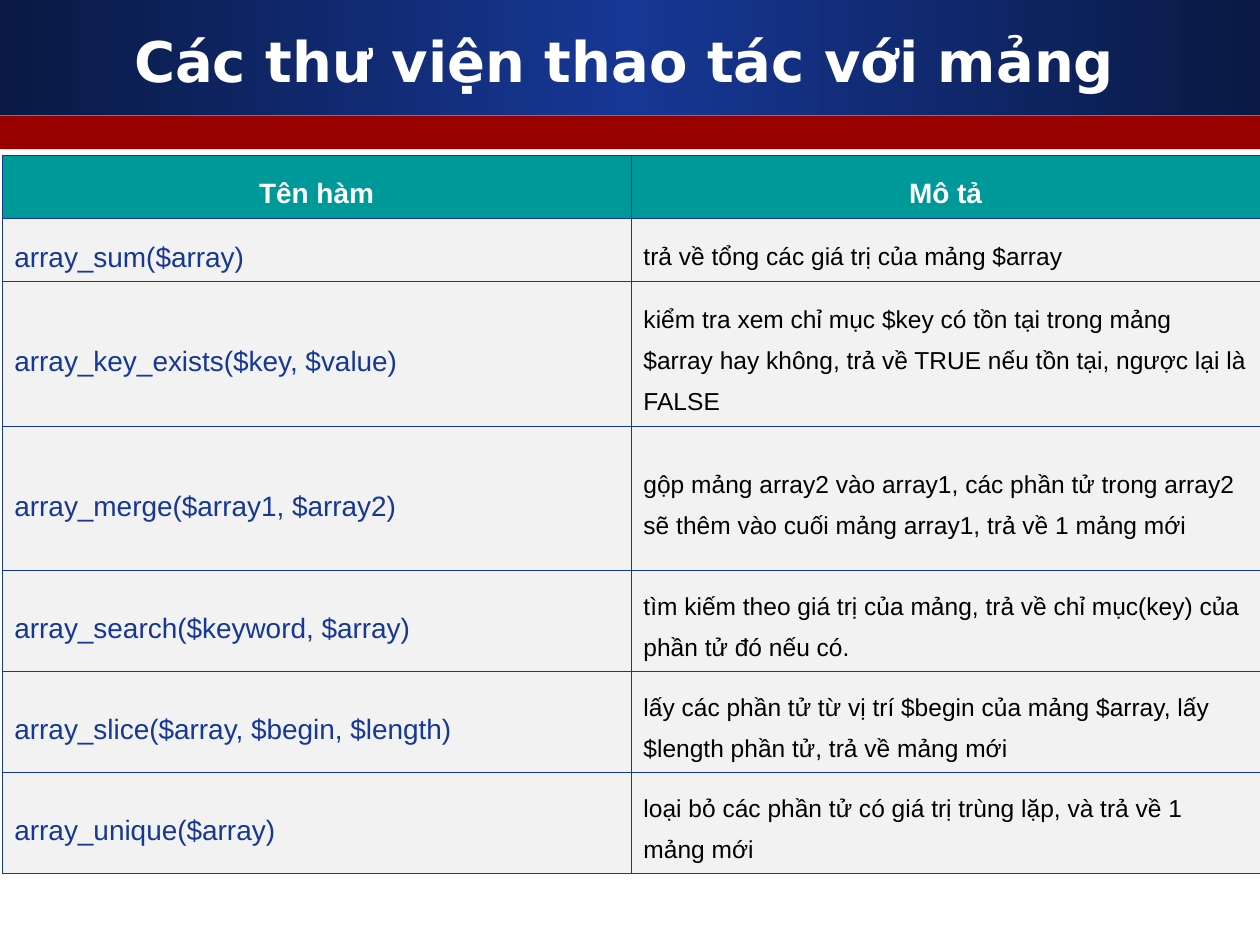
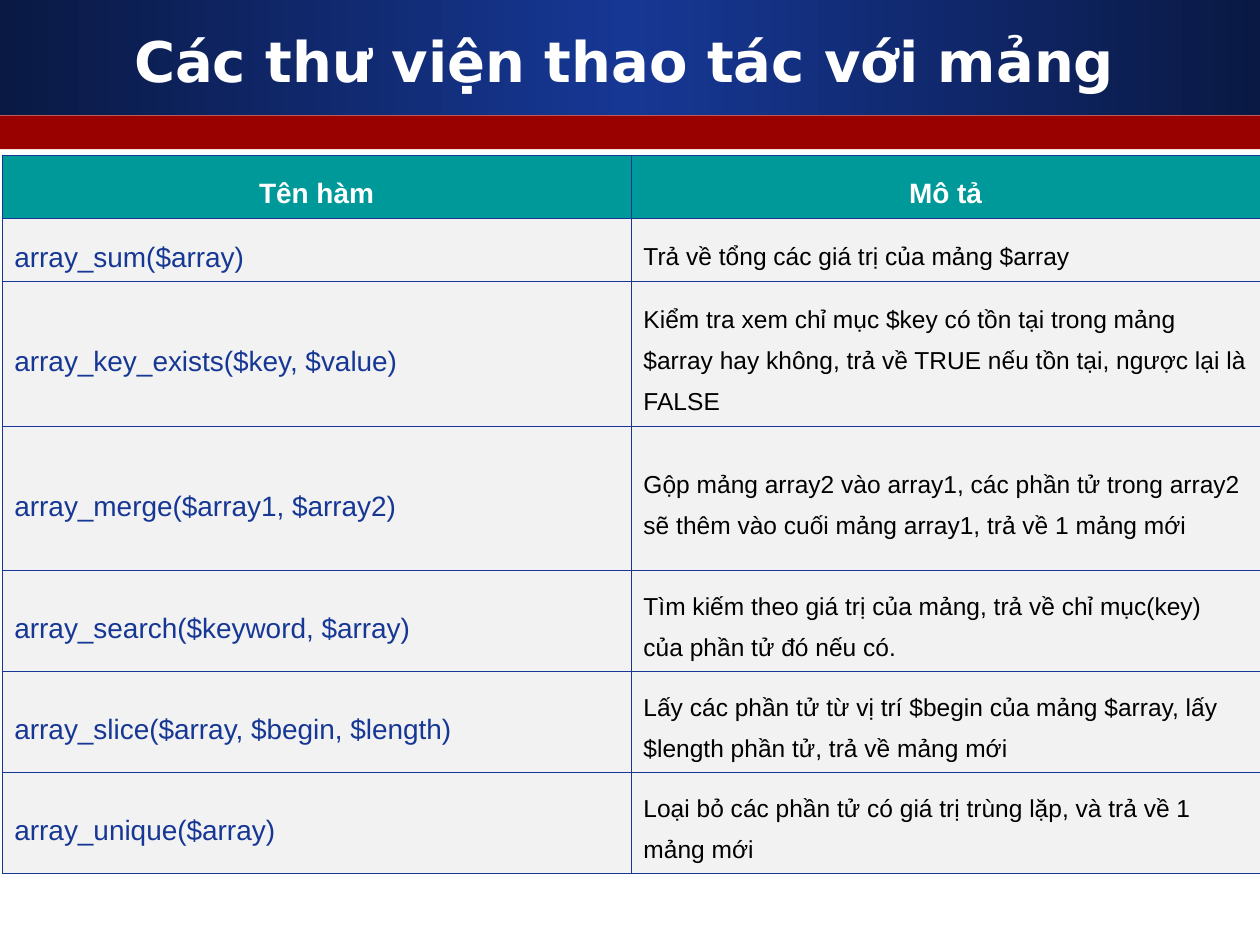
Before and after one commit to melng124/php39_devpro, a slide deck: slide 2 of Day13_PHP_Array/Slides/3_Array_Function_PHP.ppt (slide 3 before the commit). Drawn at 1260x945 pixels with LibreOffice and Linux fonts; fonts in the diff are those of the drawing. Boxes give left, top, right and bottom in pixels: in the first picture for what was removed or moved away, otherwise in the second. Text is boxed around its words. In the diff, an @@ line names an element or a change of style, - is before the commit and + after.

```diff
--- a/Day13_PHP_Array/Slides/3_Array_Function_PHP.ppt
+++ b/Day13_PHP_Array/Slides/3_Array_Function_PHP.ppt
@@ table at [3,155,1260,873] @@
-row 2, column 2: trả về tổng các giá trị của mảng $array
+row 2, column 2: Trả về tổng các giá trị của mảng $array
-row 3, column 2: kiểm tra xem chỉ mục $key có tồn tại trong mảng $array hay không, trả về TRUE nếu tồn tại, ngược lại là FALSE
+row 3, column 2: Kiểm tra xem chỉ mục $key có tồn tại trong mảng $array hay không, trả về TRUE nếu tồn tại, ngược lại là FALSE
-row 4, column 2: gộp mảng array2 vào array1, các phần tử trong array2 sẽ thêm vào cuối mảng array1, trả về 1 mảng mới
+row 4, column 2: Gộp mảng array2 vào array1, các phần tử trong array2 sẽ thêm vào cuối mảng array1, trả về 1 mảng mới
-row 5, column 2: tìm kiếm theo giá trị của mảng, trả về chỉ mục(key) của phần tử đó nếu có.
+row 5, column 2: Tìm kiếm theo giá trị của mảng, trả về chỉ mục(key) của phần tử đó nếu có.
-row 6, column 2: lấy các phần tử từ vị trí $begin của mảng $array, lấy $length phần tử, trả về mảng mới
+row 6, column 2: Lấy các phần tử từ vị trí $begin của mảng $array, lấy $length phần tử, trả về mảng mới
-row 7, column 2: loại bỏ các phần tử có giá trị trùng lặp, và trả về 1 mảng mới
+row 7, column 2: Loại bỏ các phần tử có giá trị trùng lặp, và trả về 1 mảng mới
```
Also in this commit, not shown: 3 other slides changed, 1 slide removed, 4 other files.
